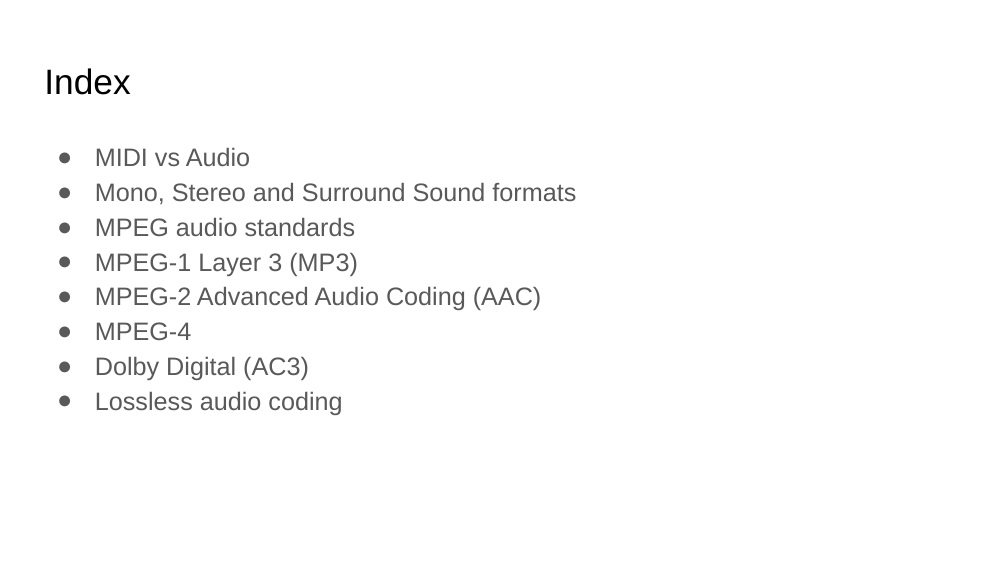
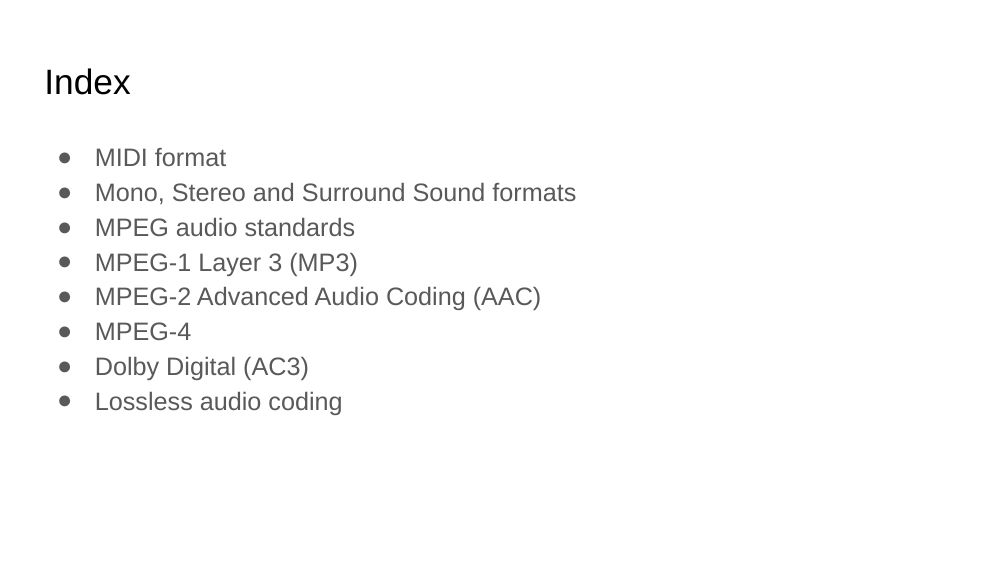
Before and after one commit to xserra/audio-coding-materials, a slide deck: slide 2 of lectures/5. Audio coding standards.pptx. Drawn at 1008x567 pixels with LibreOffice and Linux fonts; fonts in the diff are those of the drawing. Boxes give left, top, right and bottom in pixels: in the first picture for what was removed or moved away, otherwise in the second. Text is boxed around its words. In the diff, an @@ line names an element or a change of style, - is before the commit and + after.

```diff
--- a/lectures/5. Audio coding standards.pptx
+++ b/lectures/5. Audio coding standards.pptx
@@ text at box(95, 148, 226, 166): text changed @@
-● MIDI vs Audio
+● MIDI format
```
Also in this commit, not shown: 9 other slides changed, 3 slides added, 2 slides removed.
